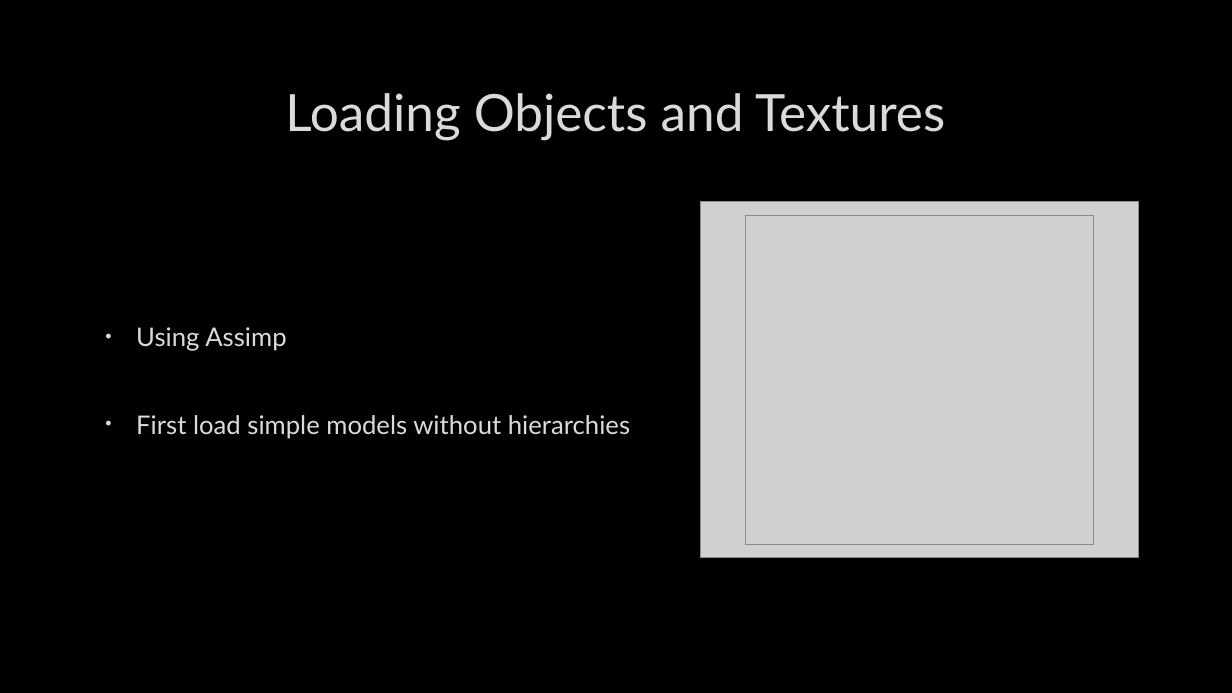
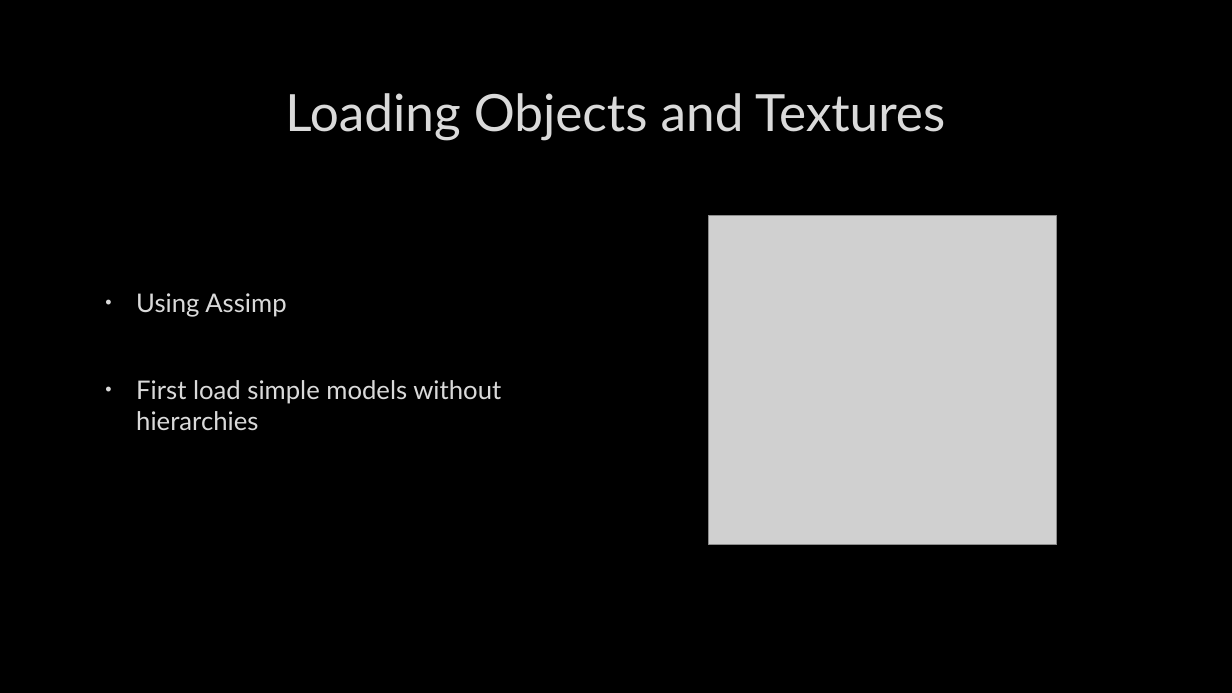
Before and after one commit to maxoe/Doomed, a slide deck: slide 6 of docs/milestone_1.pptx. Drawn at 1232x693 pixels with LibreOffice and Linux fonts; fonts in the diff are those of the drawing; grey boxes stand for pictures; background and template pictures are left out. Boxes give left, top, right and bottom in pixels: in the first picture for what was removed or moved away, otherwise in the second. Text is boxed around its words. In the diff, an @@ line names an element or a change of style, - is before the commit and + after.

Commit message:
Update slides

```diff
--- a/docs/milestone_1.pptx
+++ b/docs/milestone_1.pptx
@@ text "Using Assimp" rewrapped from [136,327,630,439] to [136,293,501,430] @@
@@ picture removed at [701,202,1139,558] @@
@@ picture: place and size @@
-picture at [746,215,1094,544]
+picture at [709,215,1057,544]
```
Also in this commit, not shown: 1 other slide changed, 1 other file.
